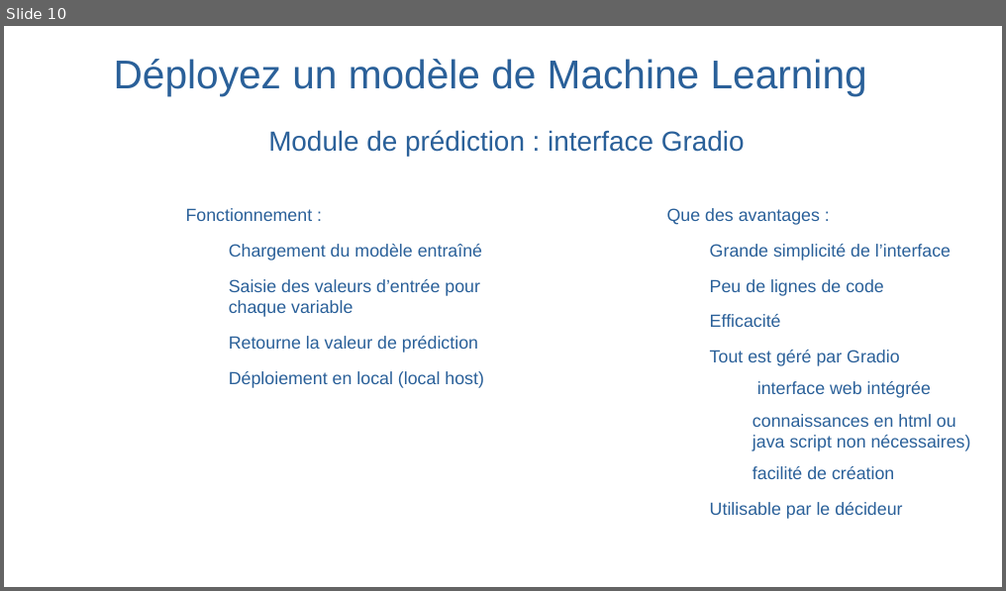
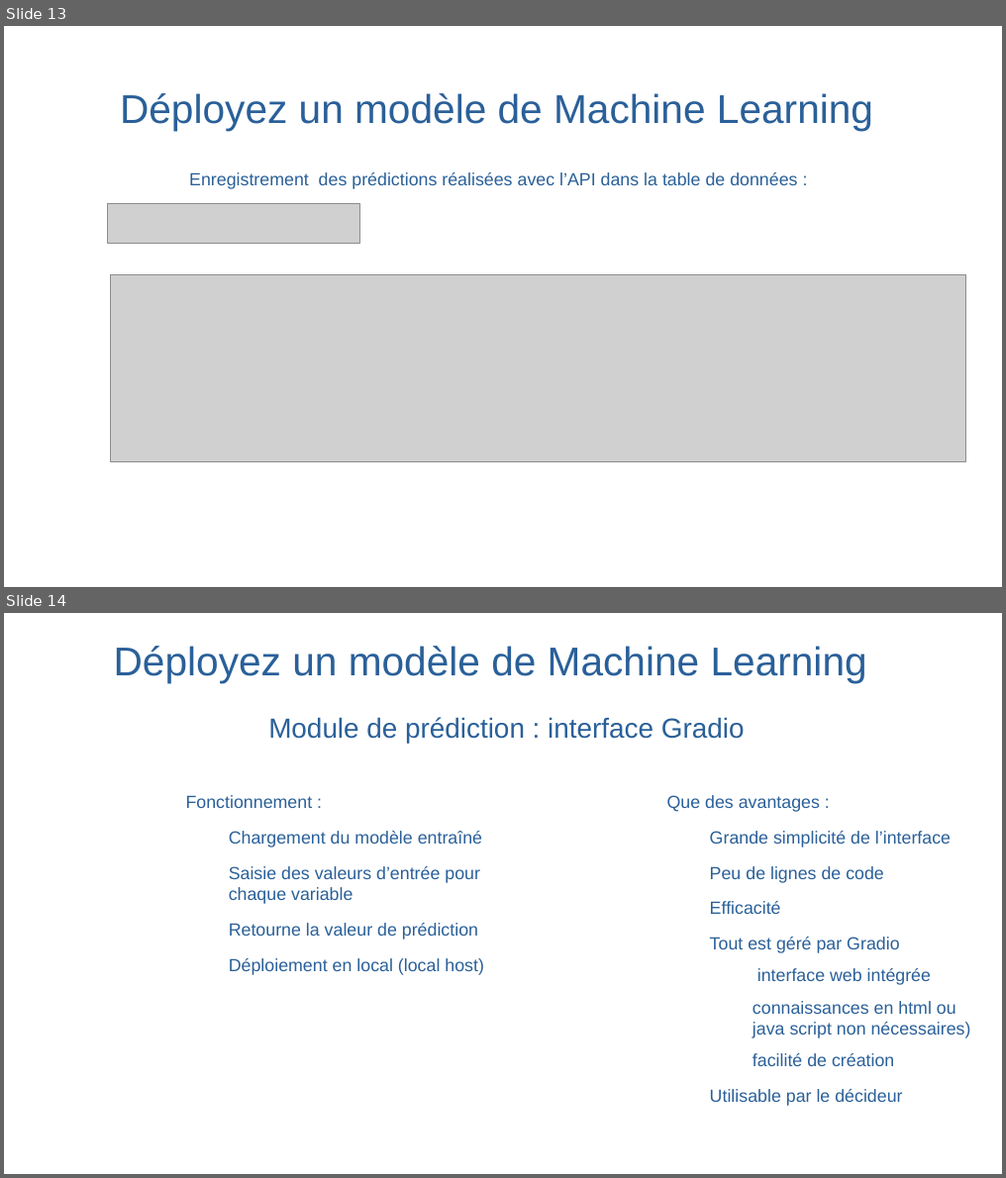
Before and after one commit to christophesallessacareau-boop/Deployez_un_modele_de_ML, a slide deck: Salles_Christophe_5_presentation_122025.odp. Shown one above the other, each under a label of ours: slide 10 before the commit, slides 13 and 14 after it. The pictures are 1006x591 and 1006x1178 pixels, drawn with LibreOffice and Linux fonts; fonts in the diff are those of the drawing; grey boxes stand for pictures; background and template pictures are left out. Boxes give left, top, right and bottom in pixels: in the first picture for what was removed or moved away, otherwise in the second. Text is boxed around its words. In the diff, an @@ line names an element or a change of style, - is before the commit and + after.

```diff
--- a/Salles_Christophe_5_presentation_122025.odp
+++ b/Salles_Christophe_5_presentation_122025.odp
@@ slide 13 added at <box>4,26,1002,587</box>, background picture (left out) @@
@@ text added at <box>120,93,873,131</box>, 32 pt, text #2A6099 @@
+Déployez un modèle de Machine Learning
@@ text added at <box>189,173,797,189</box>, 14 pt, text #2A6099 @@
+  Enregistrement des prédictions réalisées avec l’API dans la table de données :
@@ picture added at <box>108,204,360,244</box> @@
@@ picture added at <box>111,275,966,463</box> @@
@@ what was slide 10 is now slide 14 @@
```
Also in this commit, not shown: 4 slides changed, 4 other slides added, 1 slide removed.
